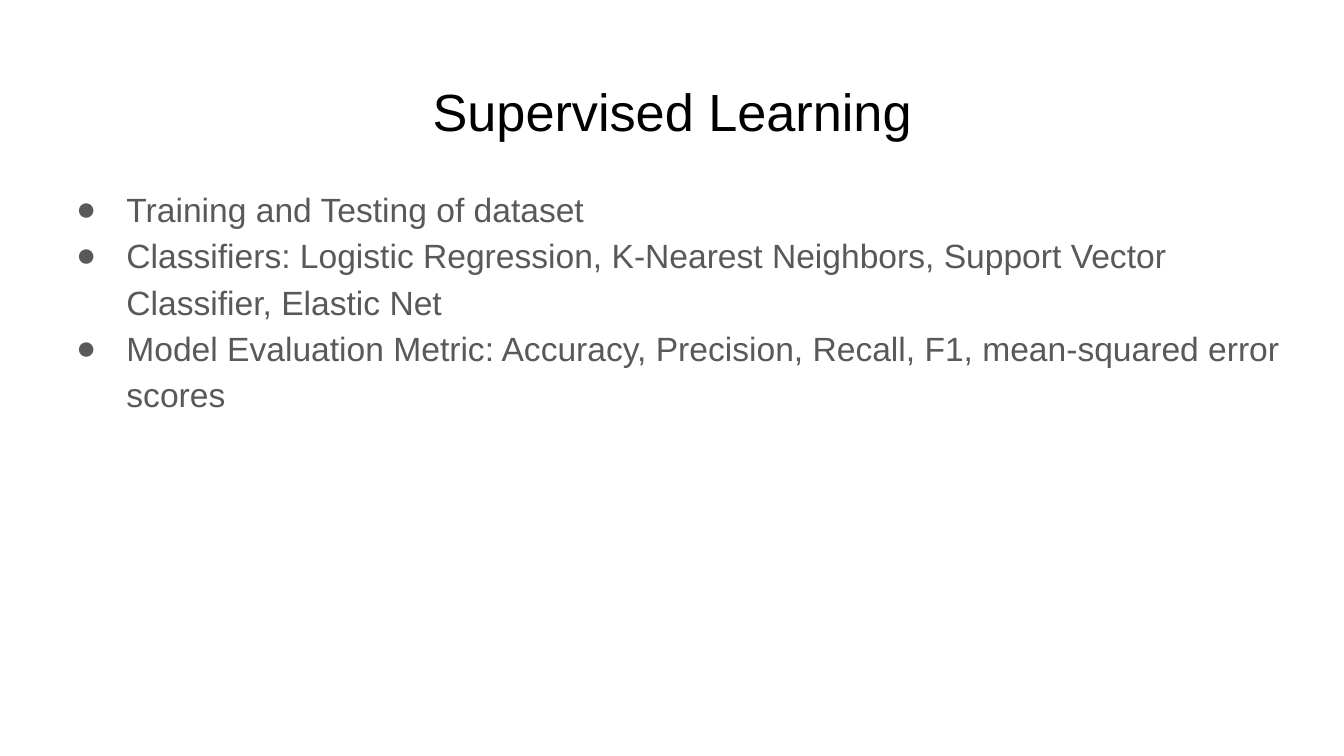
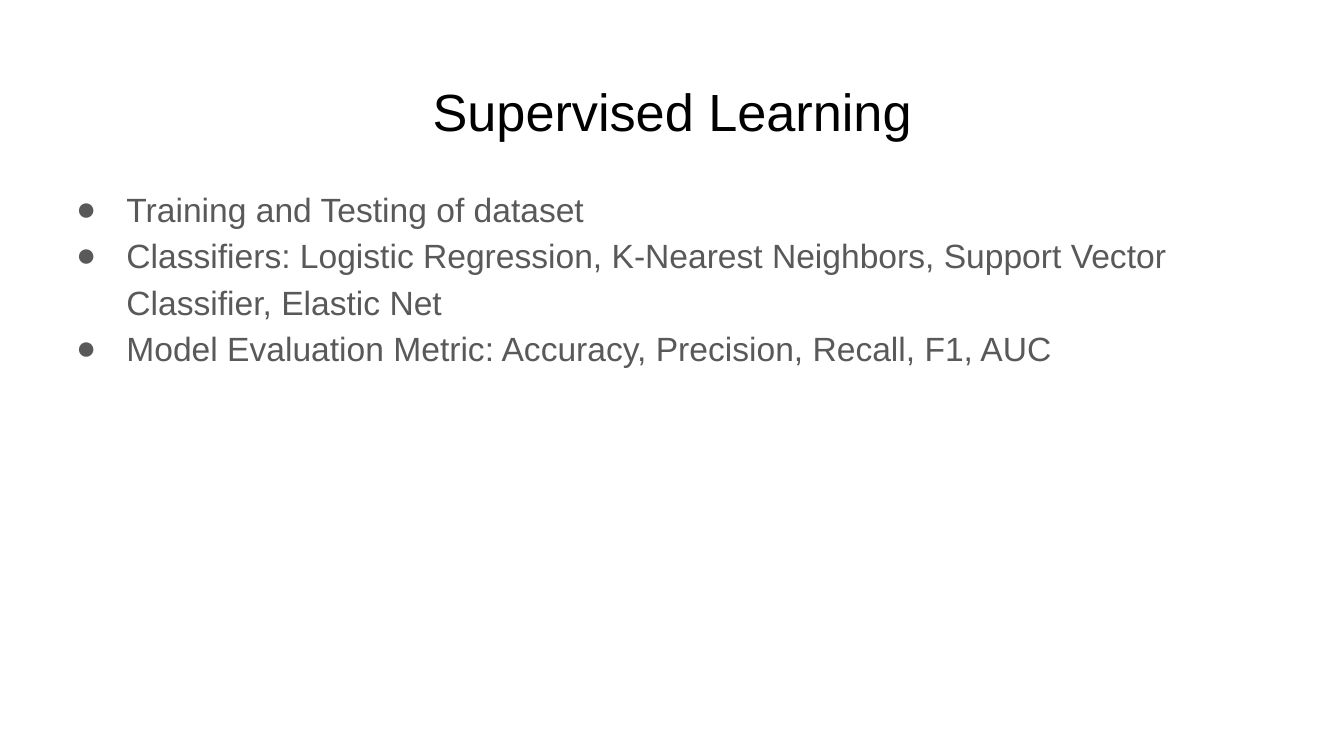
Before and after one commit to TimusLetap/Social-Network-Ads, a slide deck: slide 8 of Capstone Project Presentation.pptx. Drawn at 1344x756 pixels with LibreOffice and Linux fonts; fonts in the diff are those of the drawing. Boxes give left, top, right and bottom in pixels: in the first picture for what was removed or moved away, otherwise in the second. Text is boxed around its words. In the diff, an @@ line names an element or a change of style, - is before the commit and + after.

```diff
--- a/Capstone Project Presentation.pptx
+++ b/Capstone Project Presentation.pptx
@@ text at (x1=126, y1=336, x2=1051, y2=367): text changed @@
-● Model Evaluation Metric: Accuracy, Precision, Recall, F1, mean-squared error scores
+● Model Evaluation Metric: Accuracy, Precision, Recall, F1, AUC
```
Also in this commit, not shown: 2 other slides changed, 2 other files.
